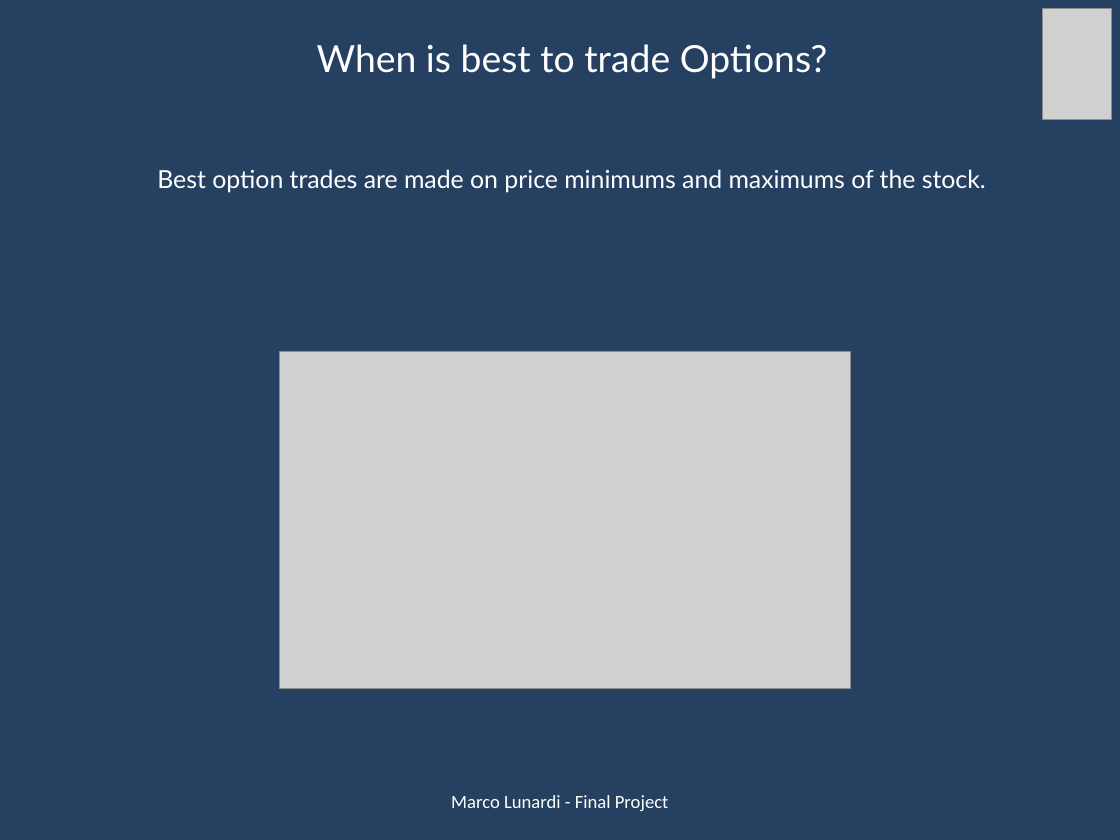
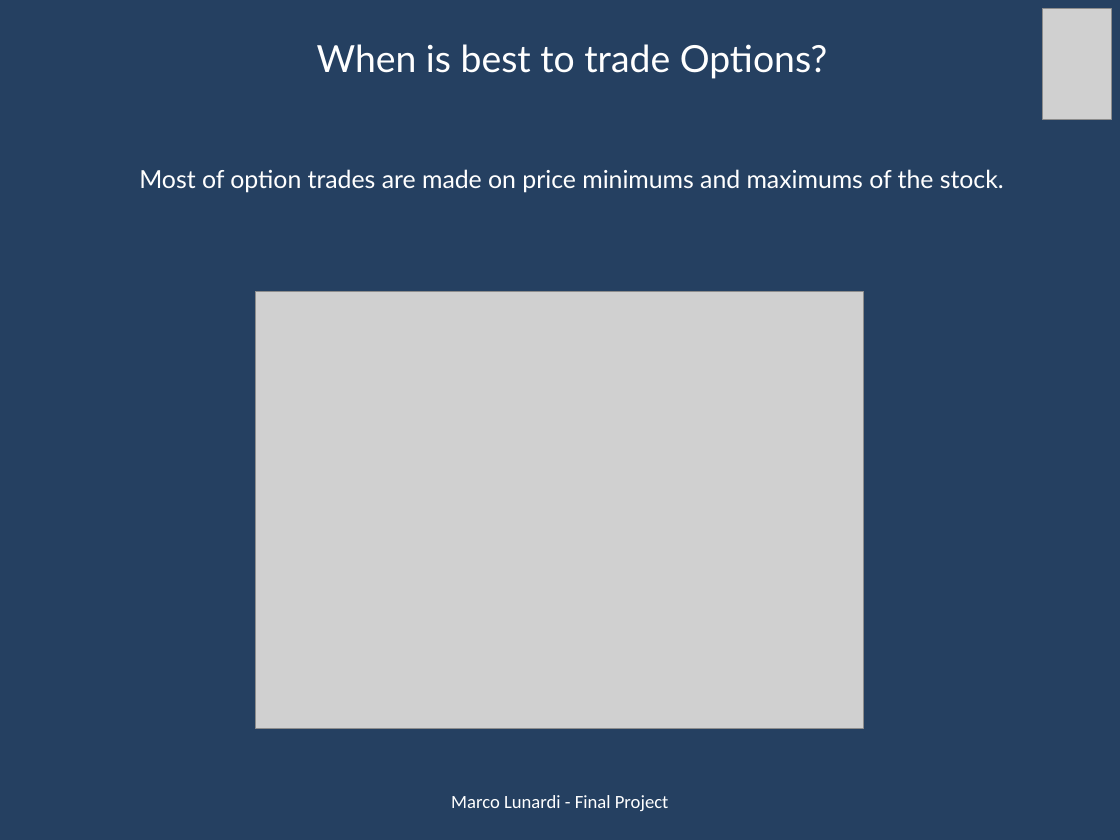
Before and after one commit to marcolunardi/metis, a slide deck: slide 3 of kojak_work/Metis Kojak.pptx. Drawn at 1120x840 pixels with LibreOffice and Linux fonts; fonts in the diff are those of the drawing; grey boxes stand for pictures. Boxes give left, top, right and bottom in pixels: in the first picture for what was removed or moved away, otherwise in the second. Text is boxed around its words. In the diff, an @@ line names an element or a change of style, - is before the commit and + after.

```diff
--- a/kojak_work/Metis Kojak.pptx
+++ b/kojak_work/Metis Kojak.pptx
@@ text at (x1=139, y1=169, x2=1004, y2=193): text changed @@
-Best option trades are made on price minimums and maximums of the stock.
+Most of option trades are made on price minimums and maximums of the stock.
@@ picture resized from (x1=280, y1=352, x2=850, y2=689) to (x1=255, y1=291, x2=864, y2=728) @@
```
Also in this commit, not shown: 5 other slides changed, 1 slide added, 7 other files.
